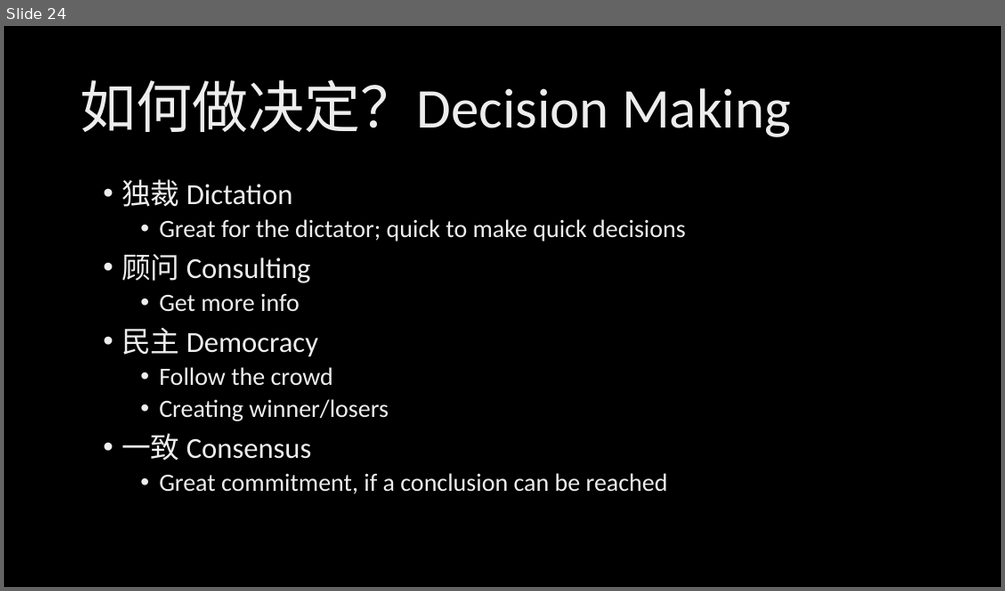
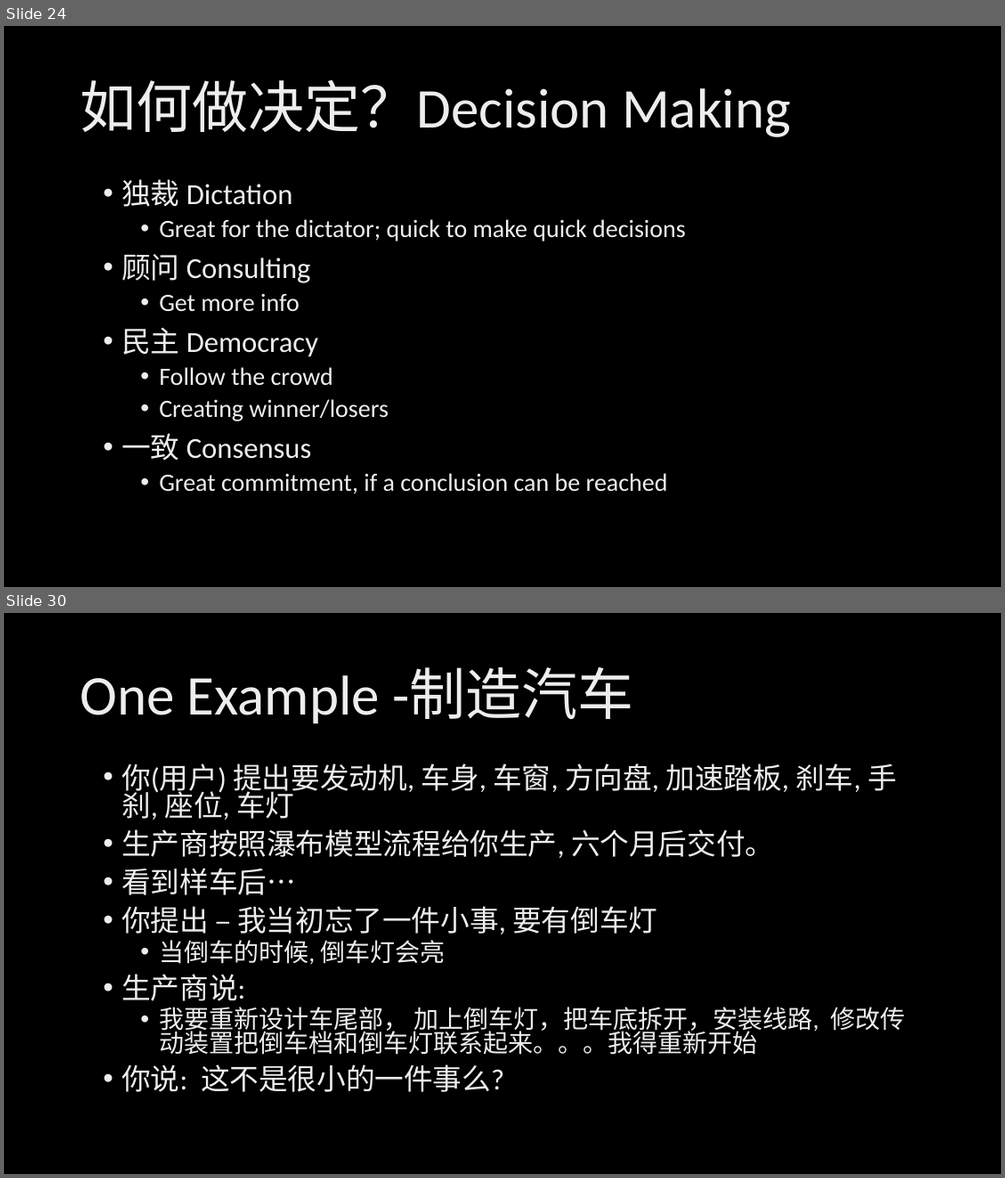
Before and after one commit to xinase/ASE, a slide deck: chapter5/ASE_5_Team_and_Process.pptx. Shown one above the other, each under a label of ours: slide 24 before the commit, slides 24 and 30 after it; the slides between them are not shown. The pictures are 1005x591 and 1005x1178 pixels, drawn with LibreOffice and Linux fonts; fonts in the diff are those of the drawing; background and template pictures are left out. Boxes give left, top, right and bottom in pixels: in the first picture for what was removed or moved away, otherwise in the second. Text is boxed around its words. In the diff, an @@ line names an element or a change of style, - is before the commit and + after.

```diff
--- a/chapter5/ASE_5_Team_and_Process.pptx
+++ b/chapter5/ASE_5_Team_and_Process.pptx
@@ slide 30 added at <box>4,613,1001,1174</box>, background picture (left out) @@
@@ title added at <box>80,668,634,723</box>, 54 pt, text gradient #BFBFBF to #EDEDED to #FFFFFF @@
+One Example -制造汽车
@@ text added at <box>121,763,905,1092</box>, 28 pt, text gradient #BFBFBF to #EDEDED to #FFFFFF @@
+• 你(用户) 提出要发动机, 车身, 车窗, 方向盘, 加速踏板, 刹车, 手刹, 座位, 车灯
+• 生产商按照瀑布模型流程给你生产, 六个月后交付。
+• 看到样车后…
+• 你提出 – 我当初忘了一件小事, 要有倒车灯
+  • 当倒车的时候, 倒车灯会亮
+• 生产商说:
+  • 我要重新设计车尾部， 加上倒车灯，把车底拆开，安装线路, 修改传动装置把倒车档和倒车灯联系起来。。。我得重新开始
+• 你说: 这不是很小的一件事么?
```
Also in this commit, not shown: 1 slide changed, 22 other slides added.
